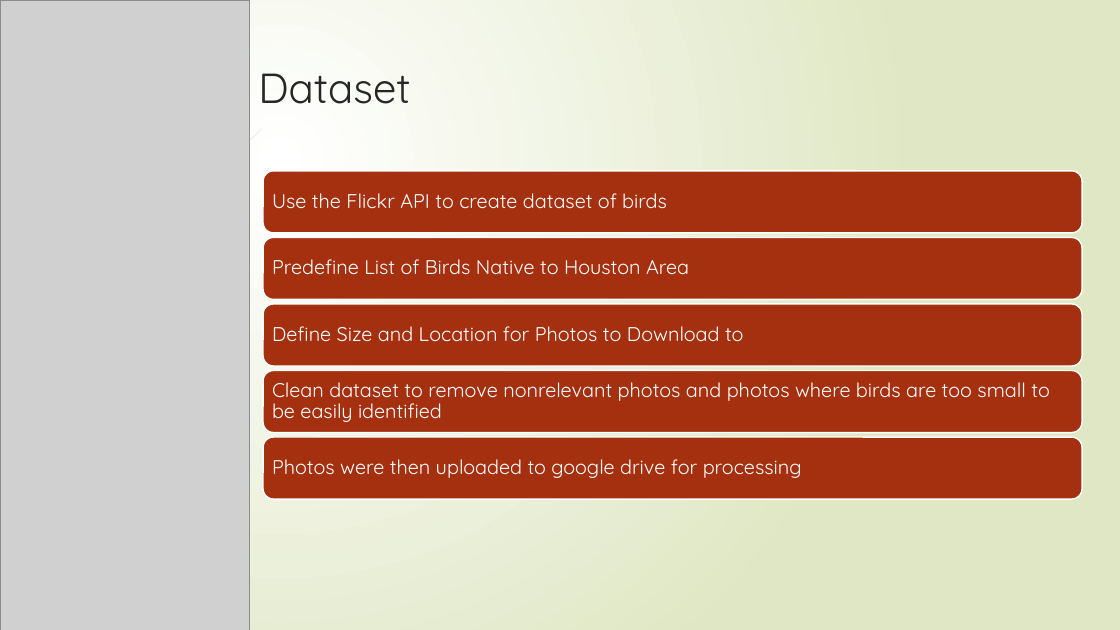
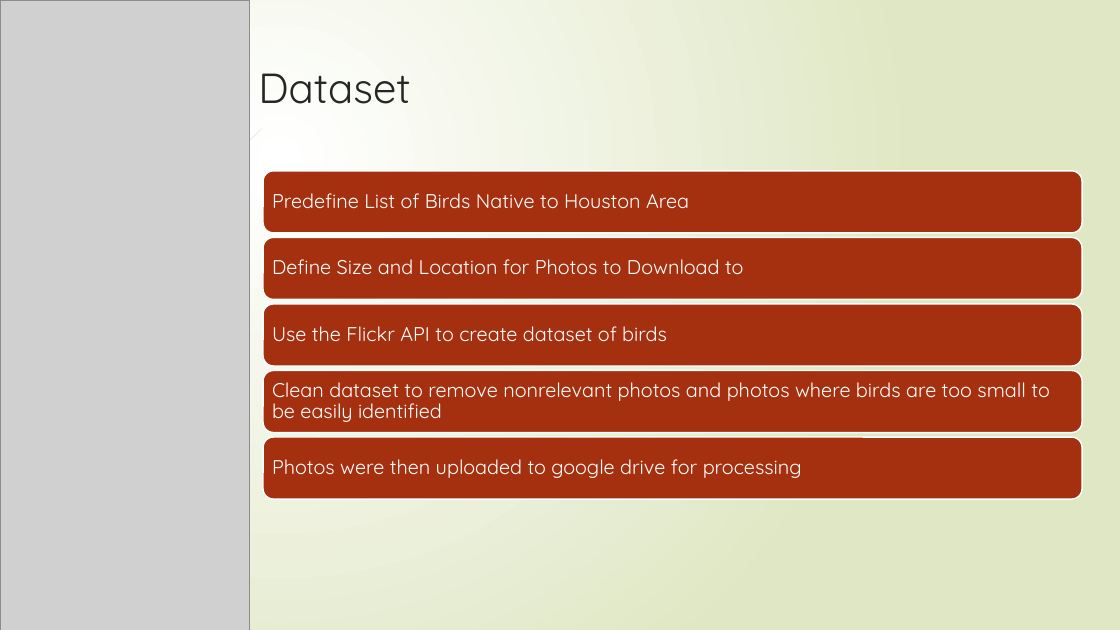
Before and after one commit to CrystalRae90/Machine_Learning_Project, a slide deck: slide 3 of Presentation.pptx. Drawn at 1120x630 pixels with LibreOffice and Linux fonts; fonts in the diff are those of the drawing; grey boxes stand for pictures. Boxes give left, top, right and bottom in pixels: in the first picture for what was removed or moved away, otherwise in the second. Text is boxed around its words. In the diff, an @@ line names an element or a change of style, - is before the commit and + after.

```diff
--- a/Presentation.pptx
+++ b/Presentation.pptx
@@ text "Predefine List of Birds Native ..." moved from (x1=272, y1=259, x2=689, y2=275) to (x1=272, y1=193, x2=689, y2=209) @@
@@ text "Define Size and Location for ..." moved from (x1=272, y1=326, x2=743, y2=341) to (x1=272, y1=259, x2=743, y2=274) @@
@@ text "Use the Flickr API to ..." moved from (x1=272, y1=193, x2=667, y2=209) to (x1=272, y1=326, x2=667, y2=342) @@
```
Also in this commit, not shown: 6 other slides changed, 1 slide added, 1 other file.
